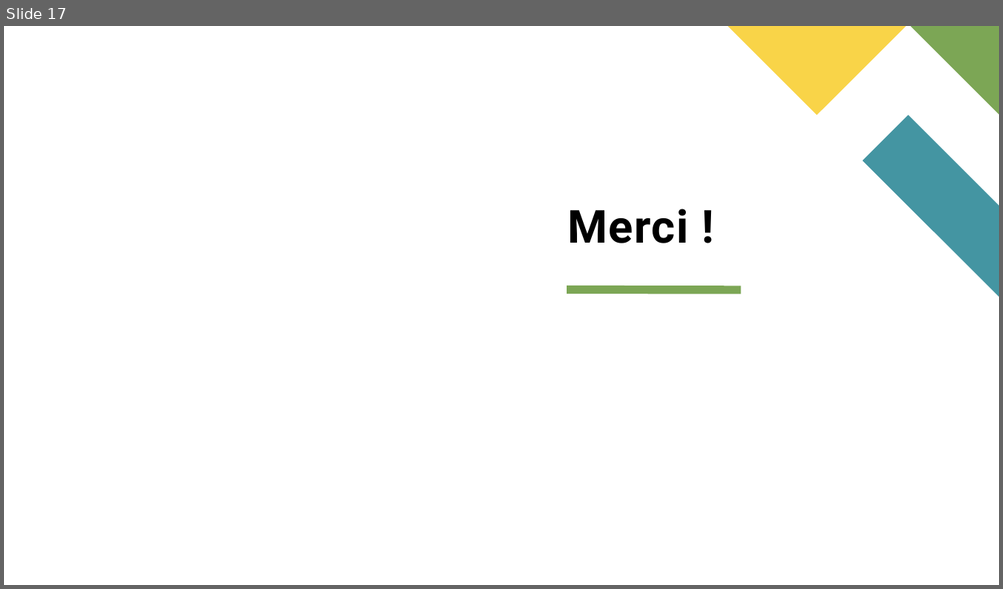
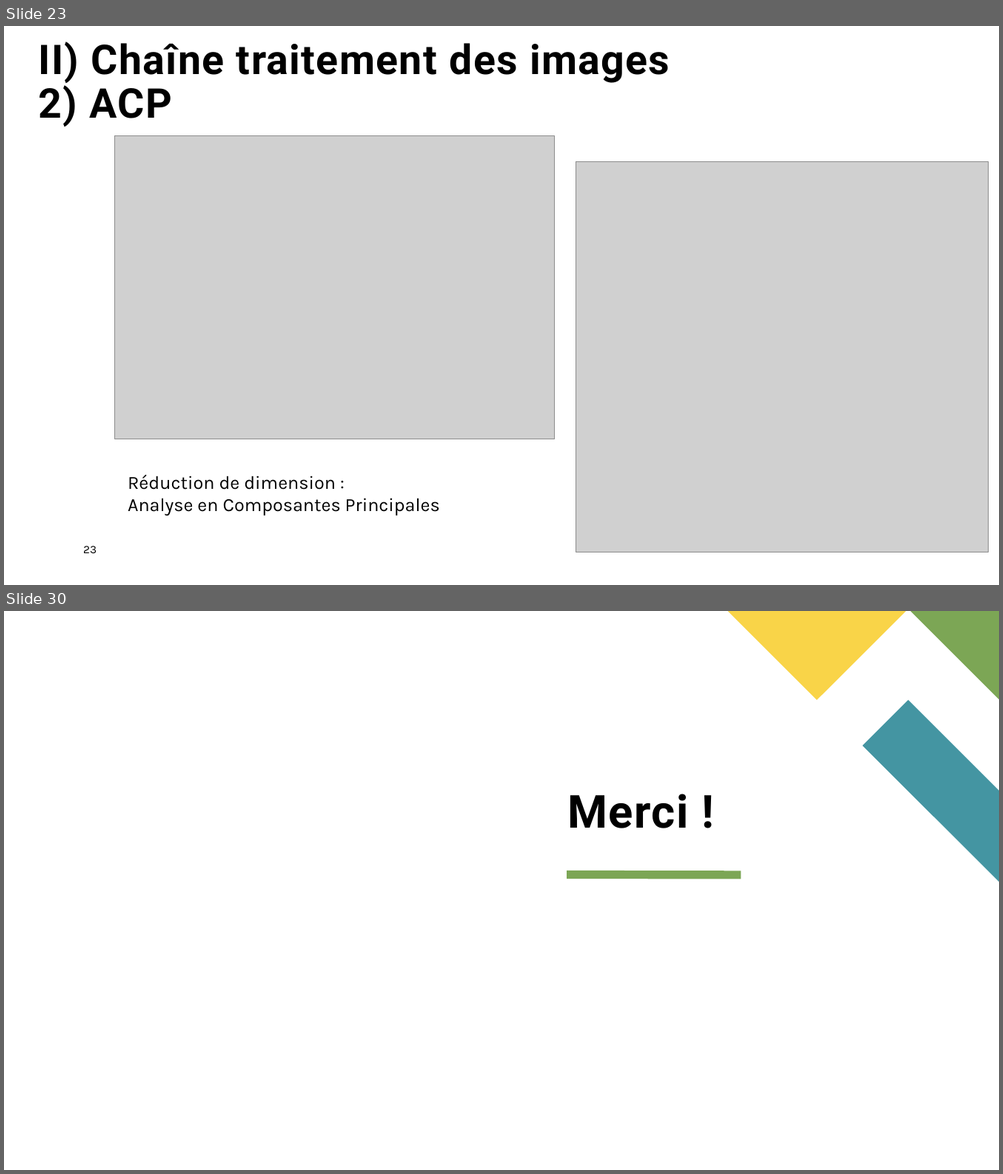
Before and after one commit to oumeima-elgharbi/P8_Data_Science_OpenClassrooms, a slide deck: P8_presentation.pptx. Shown one above the other, each under a label of ours: slide 17 before the commit, slides 23 and 30 after it; the slides between them are not shown. The pictures are 1003x589 and 1003x1174 pixels, drawn with LibreOffice and Linux fonts; fonts in the diff are those of the drawing; grey boxes stand for pictures. Boxes give left, top, right and bottom in pixels: in the first picture for what was removed or moved away, otherwise in the second. Text is boxed around its words. In the diff, an @@ line names an element or a change of style, - is before the commit and + after.

```diff
--- a/P8_presentation.pptx
+++ b/P8_presentation.pptx
@@ slide 23 added at (x1=4, y1=26, x2=999, y2=585), background #FFFFFF @@
@@ title added at (x1=39, y1=42, x2=669, y2=127), 39.6 pt, text #000000, bold @@
+II) Chaîne traitement des images
+2) ACP
@@ picture added at (x1=115, y1=136, x2=555, y2=440) @@
@@ picture added at (x1=576, y1=162, x2=989, y2=553) @@
@@ text added at (x1=128, y1=475, x2=440, y2=516), 18 pt, text #000000 @@
+Réduction de dimension :
+Analyse en Composantes Principales
@@ page number added at (x1=83, y1=546, x2=96, y2=554), 11 pt, text #000000 @@
+23
@@ what was slide 17 is now slide 30 @@
```
Also in this commit, not shown: 3 slides changed, 25 other slides added, 13 slides removed, 1 other file.
